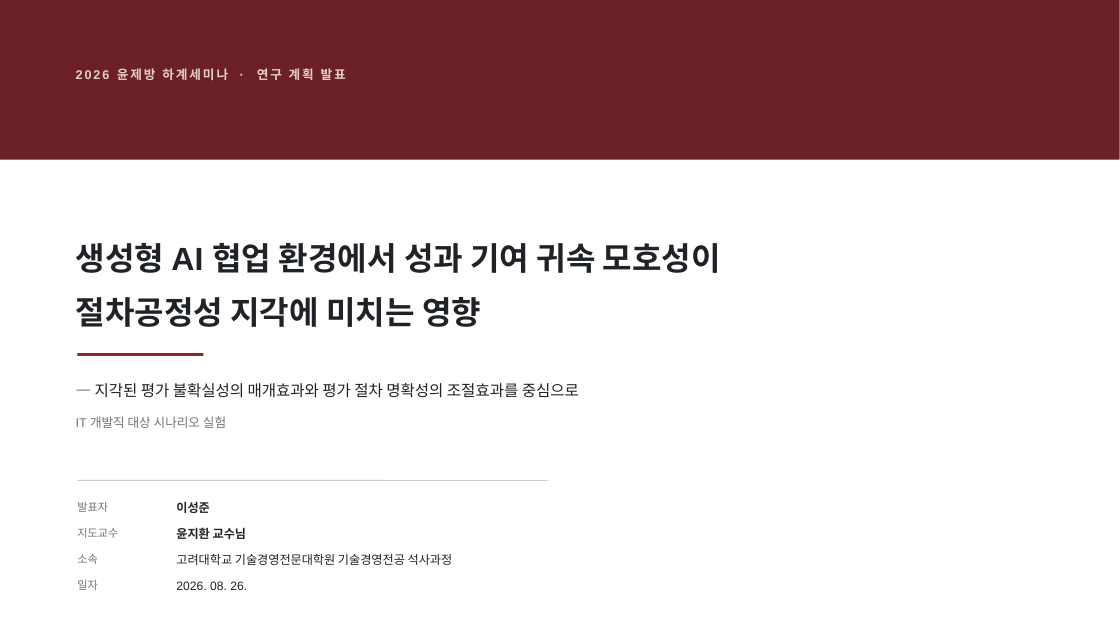
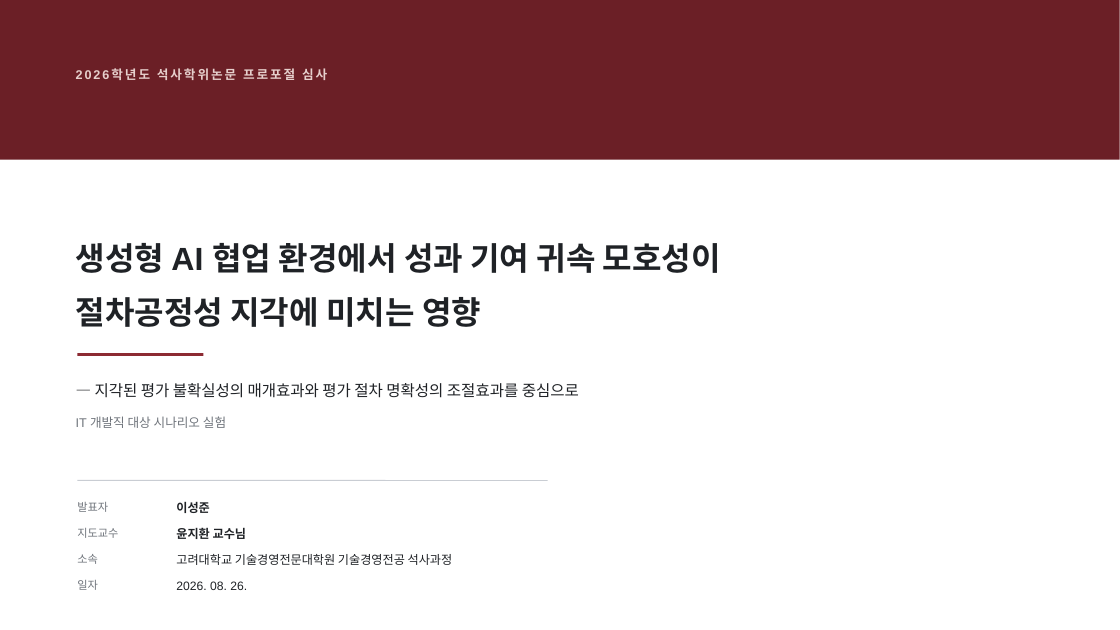
Before and after one commit to einsoros/Paper2026, a slide deck: slide 1 of Slides/deck/proposal-260826.pptx. Drawn at 1120x630 pixels with LibreOffice and Linux fonts; fonts in the diff are those of the drawing. Boxes give left, top, right and bottom in pixels: in the first picture for what was removed or moved away, otherwise in the second. Text is boxed around its words. In the diff, an @@ line names an element or a change of style, - is before the commit and + after.

Commit message:
[mp] 프로포절 제출본을 확정하고 심사 이후 실행 계획과 대안 설계와 면담 자료를 신설 — 발표자료 스크립트를 발화문으로 전면 재작성하고 산업적 기여와 타임라인을 덜어냈으며, Tsai와 Wang의 정확성 지각 모형 원문을 대조해 인과 방향이 반대임과 척도 출처가 Vest이며 선행요인 목록에 산출물 속성이 없음을 확인했고, 그 구조에 귀속 모호성을 한 층 얹는 대안 설계와 면담용 다섯 장 자료를 만들어 취약점과 설계 갈래를 정리함

```diff
--- a/Slides/deck/proposal-260826.pptx
+++ b/Slides/deck/proposal-260826.pptx
@@ text at bbox=[157, 68, 327, 80]: text changed @@
-2026 윤제방 하계세미나 · 연구 계획 발표
+2026학년도 석사학위논문 프로포절 심사
```
Also in this commit, not shown: 15 other slides changed, 4 other files.
